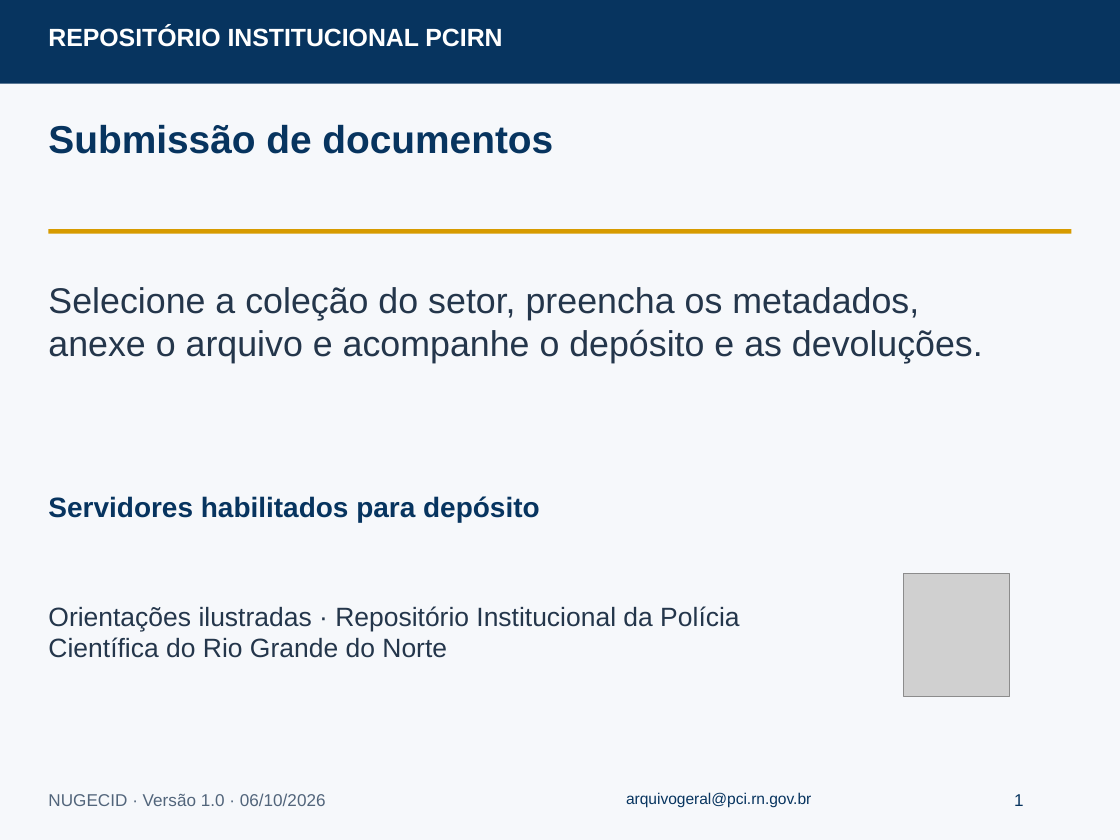
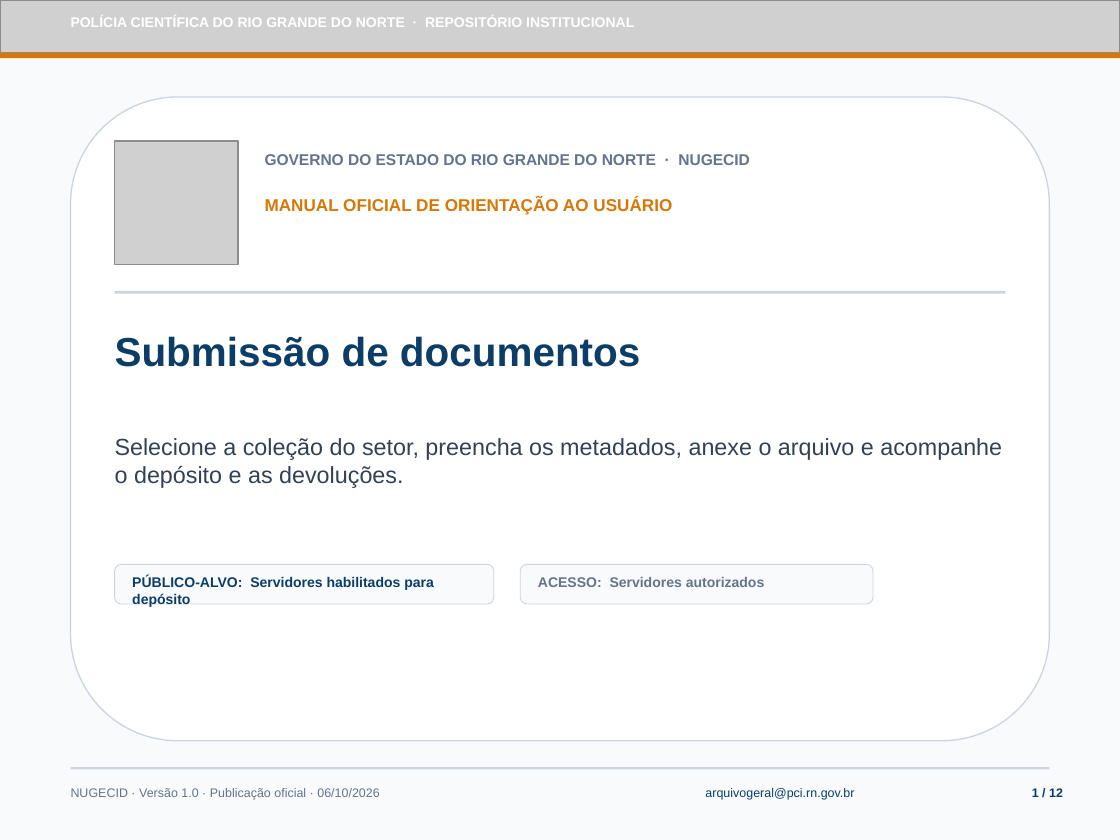
Before and after one commit to kevintestegit/dspace-pcirn, a slide deck: slide 1 of docs/tutoriais/submissao.odp. Drawn at 1120x840 pixels with LibreOffice and Linux fonts; fonts in the diff are those of the drawing; grey boxes stand for pictures. Boxes give left, top, right and bottom in pixels: in the first picture for what was removed or moved away, otherwise in the second. Text is boxed around its words. In the diff, an @@ line names an element or a change of style, - is before the commit and + after.

Commit message:
feat(tutoriais): redesign tutorial presentations with official PCIRN visual kit
- Apply official PCIRN visual identity (textured header, coat of arms, gold micro-strip)
- Redesign cover slides, step indicator badges, and 3-stage governance flow
- Replace partial home crop with full homepage capture and search highlight
- Add adaptive viewport framing with operational guidance cards for narrow captures
- Regenerate all 5 tutorial ODP sources and tagged PDF documents
- Bump dspace-angular submodule with updated catalog and exported PDFs

```diff
--- a/docs/tutoriais/submissao.odp
+++ b/docs/tutoriais/submissao.odp
@@ picture: place and size @@
-picture at (904,573,1009,697)
+picture at (0,0,1120,53)
@@ rectangle at (0,0,1120,840): fill #F6F8FB to #F8FAFC @@
@@ text at (71,18,634,27): text changed; size 16 to 9 pt @@
-REPOSITÓRIO INSTITUCIONAL PCIRN
+POLÍCIA CIENTÍFICA DO RIO GRANDE DO NORTE · REPOSITÓRIO INSTITUCIONAL
@@ rectangle: place and size @@
-rectangle at (0,0,1120,84)
+rectangle at (0,53,1120,58)
@@ rectangle at (0,53,1120,58): fill #07345F to #D97706 @@
@@ rounded rectangle added at (71,97,1049,741), fill #FFFFFF, outline #CBD5E1 0.85 pt @@
@@ picture added at (114,141,237,264) @@
@@ text added at (265,154,750,165), 10 pt, text #64748B, bold @@
+GOVERNO DO ESTADO DO RIO GRANDE DO NORTE · NUGECID
@@ text added at (265,197,672,215), 11 pt, text #D97706, bold @@
+MANUAL OFICIAL DE ORIENTAÇÃO AO USUÁRIO
@@ rectangle: place and size @@
-rectangle at (48,230,1071,234)
+rectangle at (114,291,1005,293)
@@ rectangle at (114,291,1005,293): fill #D79B00 to #CBD5E1 @@
@@ text "Submissão de documentos": place and size @@
-text "Submissão de documentos" at (48,124,553,154)
+text "Submissão de documentos" at (115,336,640,367)
@@ text "Submissão de documentos" at (115,336,640,367): size 25 to 26 pt, text colour #07345F to #0C3D67 @@
@@ text "Selecione a coleção do setor, ...": place and size @@
-text "Selecione a coleção do setor, ..." at (48,287,983,363)
+text "Selecione a coleção do setor, ..." at (115,438,1002,488)
@@ text "Selecione a coleção do setor, ..." at (115,438,1002,488): size 23 to 15 pt, text colour #24364B to #334155 @@
@@ rounded rectangle added at (114,564,494,604), fill #F8FAFC, outline #CBD5E1 0.57 pt @@
@@ rounded rectangle added at (521,564,874,604), fill #F8FAFC, outline #CBD5E1 0.57 pt @@
@@ text at (132,576,434,607): text changed; size 18 to 9 pt; text colour #07345F to #0C3D67 @@
-Servidores habilitados para depósito
+PÚBLICO-ALVO: Servidores habilitados para depósito
@@ text added at (538,577,765,587), 9 pt, text #64748B, bold @@
+ACESSO: Servidores autorizados
@@ text removed at (48,606,739,658) @@
-Orientações ilustradas · Repositório Institucional da Polícia Científica do Rio Grande do Norte
@@ rectangle added at (71,767,1049,769), fill #CBD5E1 @@
@@ text at (71,788,379,800): text changed; size 11 to 8 pt; text colour #52657B to #64748B @@
-NUGECID · Versão 1.0 · 06/10/2026
+NUGECID · Versão 1.0 · Publicação oficial · 06/10/2026
@@ text "arquivogeral@pci.rn.gov.br": place and size @@
-text "arquivogeral@pci.rn.gov.br" at (626,792,811,808)
+text "arquivogeral@pci.rn.gov.br" at (705,788,854,800)
@@ text "arquivogeral@pci.rn.gov.br" at (705,788,854,800): size 10 to 8 pt, text colour #07345F to #0C3D67 @@
@@ text at (1032,788,1063,797): text changed; size 11 to 8 pt; text colour #07345F to #0C3D67; bold on @@
-1
+1 / 12
```
Also in this commit, not shown: 11 other slides changed, 12 other files.
